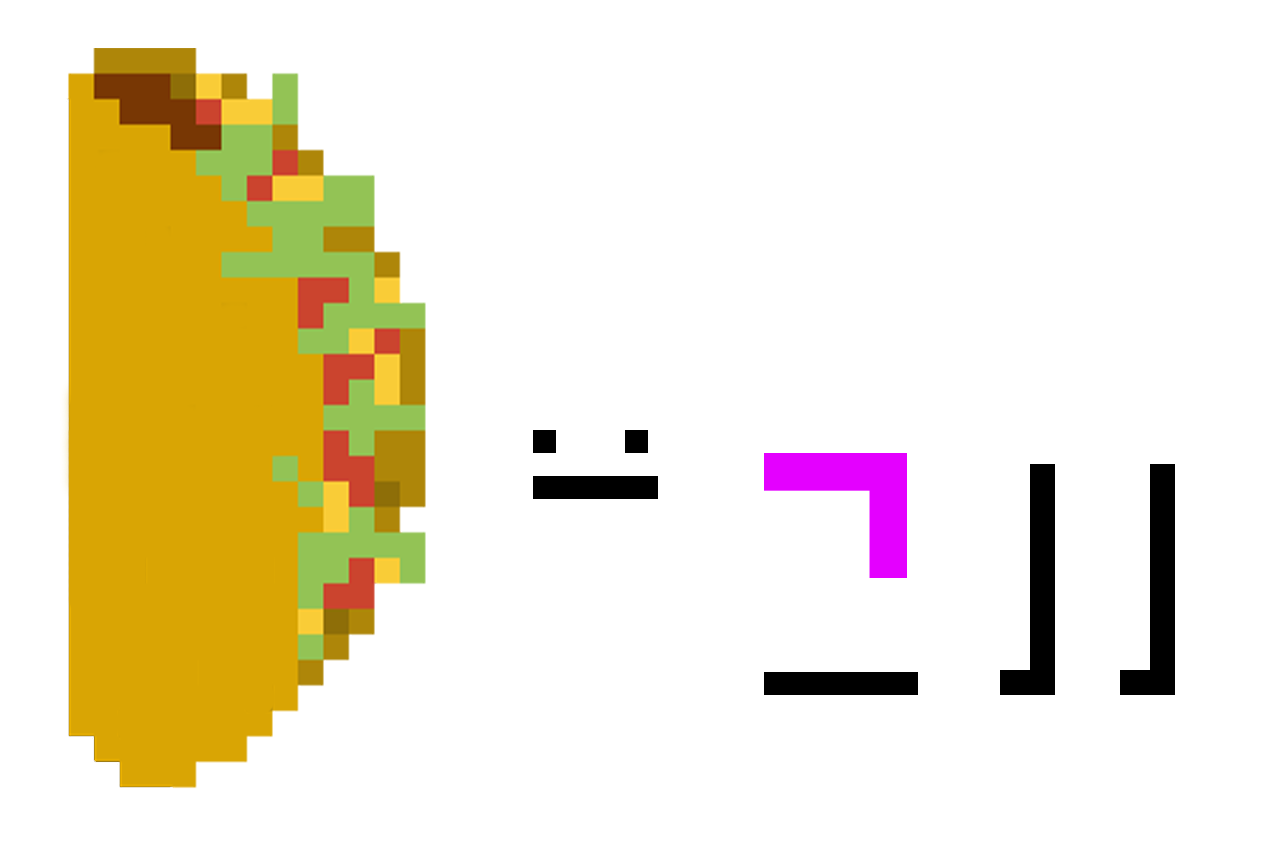
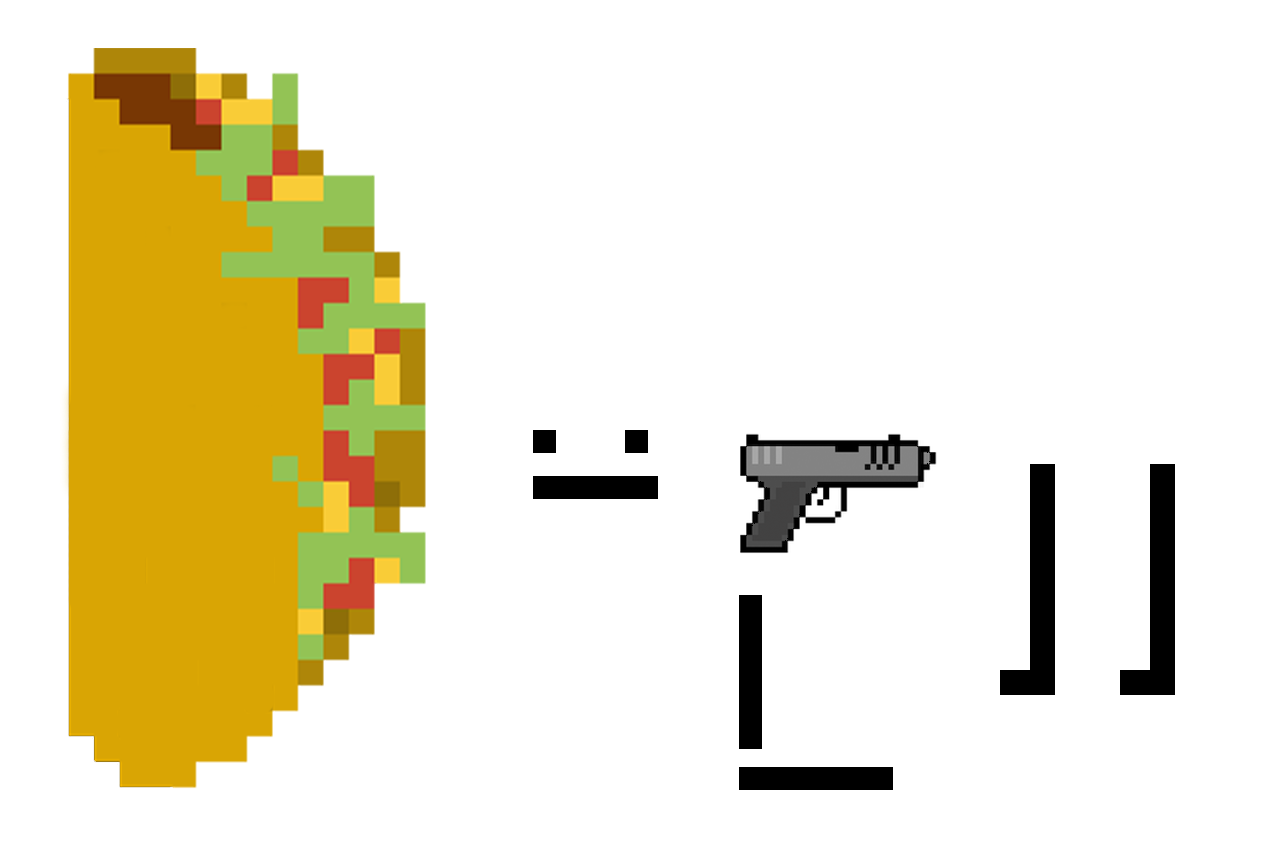
Layers edited between the first and the second 1271×842 image:
added layer "Mouth" (1st of 2) above "Mouth" over [left=739, top=595, right=762, bottom=749]
painted on "Mouth" (2nd of 2) over [left=739, top=672, right=918, bottom=790]
removed layer "Gun" over [left=764, top=453, right=907, bottom=578]
added layer "j4JJEd" above "Body" over [left=740, top=433, right=937, bottom=554]
